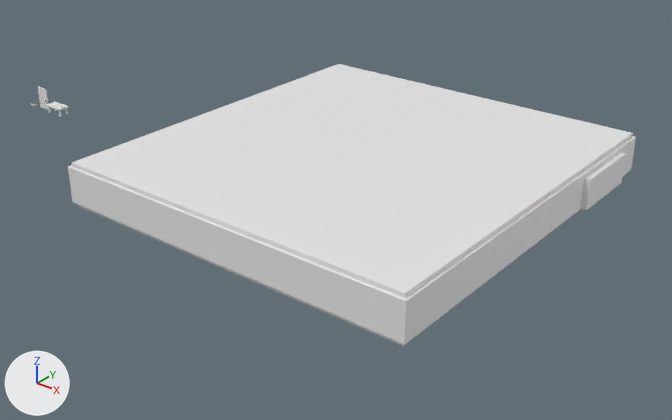
The Blender file covert-asset.blend as it was, and as the next commit left it.
Both versions are drawn from a camera (50 mm lens) standing at (105.3, -68.0, 42.2) and looking at (43.0, 9.8, -6.1). The axes (+X, +Y, +Z) are drawn at lower left. The lights are the same throughout. Materials are left out; every surface is plain grey.

Names of what the first picture shows: '1_Walls.010-col', 'Ceiling-col', 'Door', 'Floor-col', 'Level Barriers-col', 'Table'.
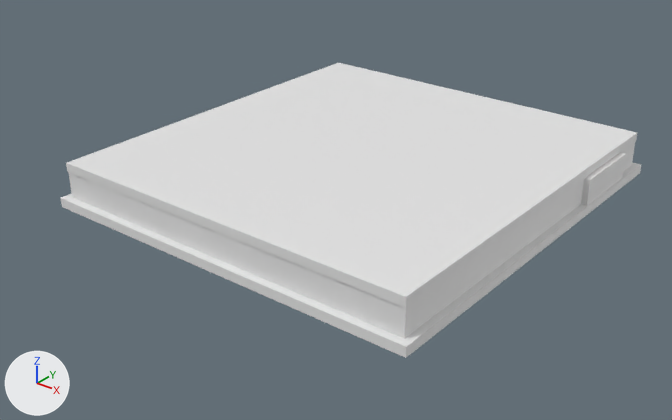
Where the newer file only moved an object's origin or applied its transform, the numbers keep the older frame.

Location of each change, [x1, y1, x2, y2] in pixels of the pictures (672 x 420 px):
'Ceiling-col', mesh rescaled
    before: [72, 64, 633, 298]
    after: [66, 63, 637, 308]
'Floor-col', mesh rescaled (13% taller)
    before: [77, 173, 627, 346]
    after: [61, 162, 641, 358]
'Door', hidden
    before: [38, 86, 48, 110]
'Table', hidden
    before: [46, 102, 69, 111]

The change, as a diff of the scene's bpy script:
```diff
--- a/covert-asset.blend.py
+++ b/covert-asset.blend.py
@@ me_cube_004 @@
 me_cube_004.from_pydata(...)  # 8 vertices, 6 faces; spans x -0.65..0.65, y -0.75..0.75, z 0.0..2.0
 # used by ob_floor_col; parent = ob_1_handler; location = (48.75, 7.5, -1.0); scale = (32.5, 30.0, 0.5)
+# me_cube_004 part 1: the whole mesh is scaled about its middle by 1.05
@@ me_cube_040 @@
 me_cube_040.from_pydata(...)  # 8 vertices, 6 faces; spans x -0.65..0.65, y -0.75..0.75, z 0.0..2.0
 # used by ob_ceiling_col; parent = ob_1_handler; location = (48.75, 7.5, 3.0); scale = (32.5, 30.0, 0.5)
+# me_cube_040 part 2: the whole mesh is scaled about its middle by 1.02
@@ ob_door @@
 _m = ob_door.modifiers.new('Bevel', 'BEVEL')
 _m.miter_outer = 'MITER_ARC'
+ob_door.hide_set(True)  # its collection is switched off
@@ ob_table @@
 _m = ob_table.modifiers.new('Bevel', 'BEVEL')
 _m.miter_outer = 'MITER_ARC'
+ob_table.hide_set(True)  # its collection is switched off
```
